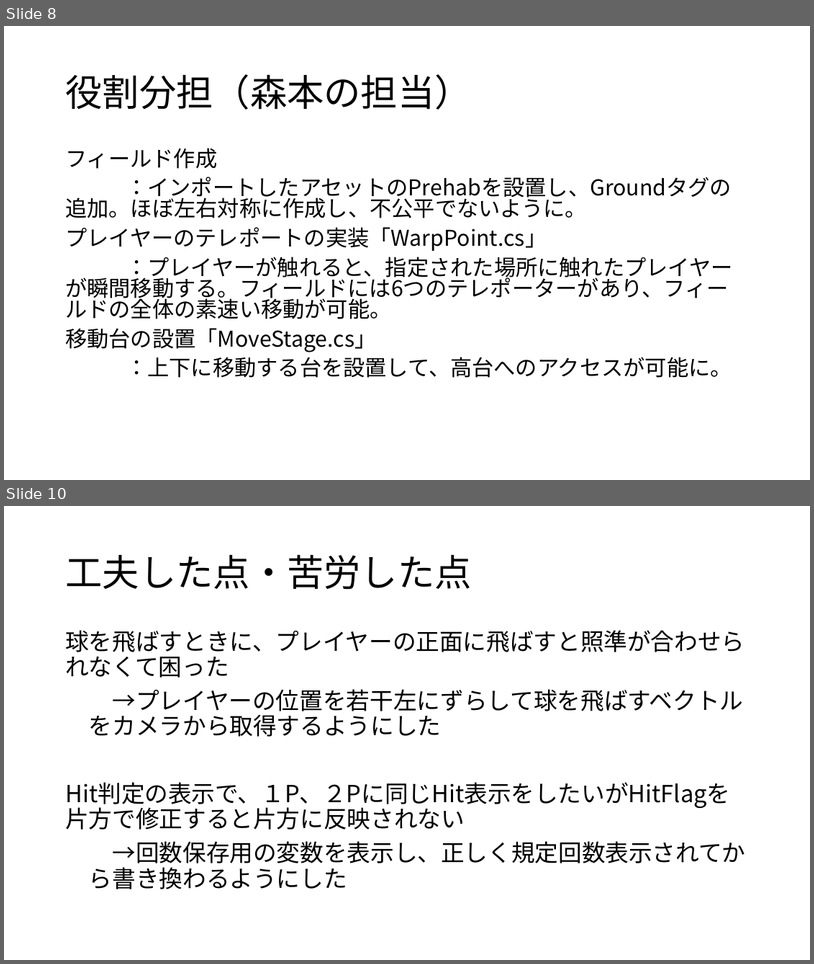
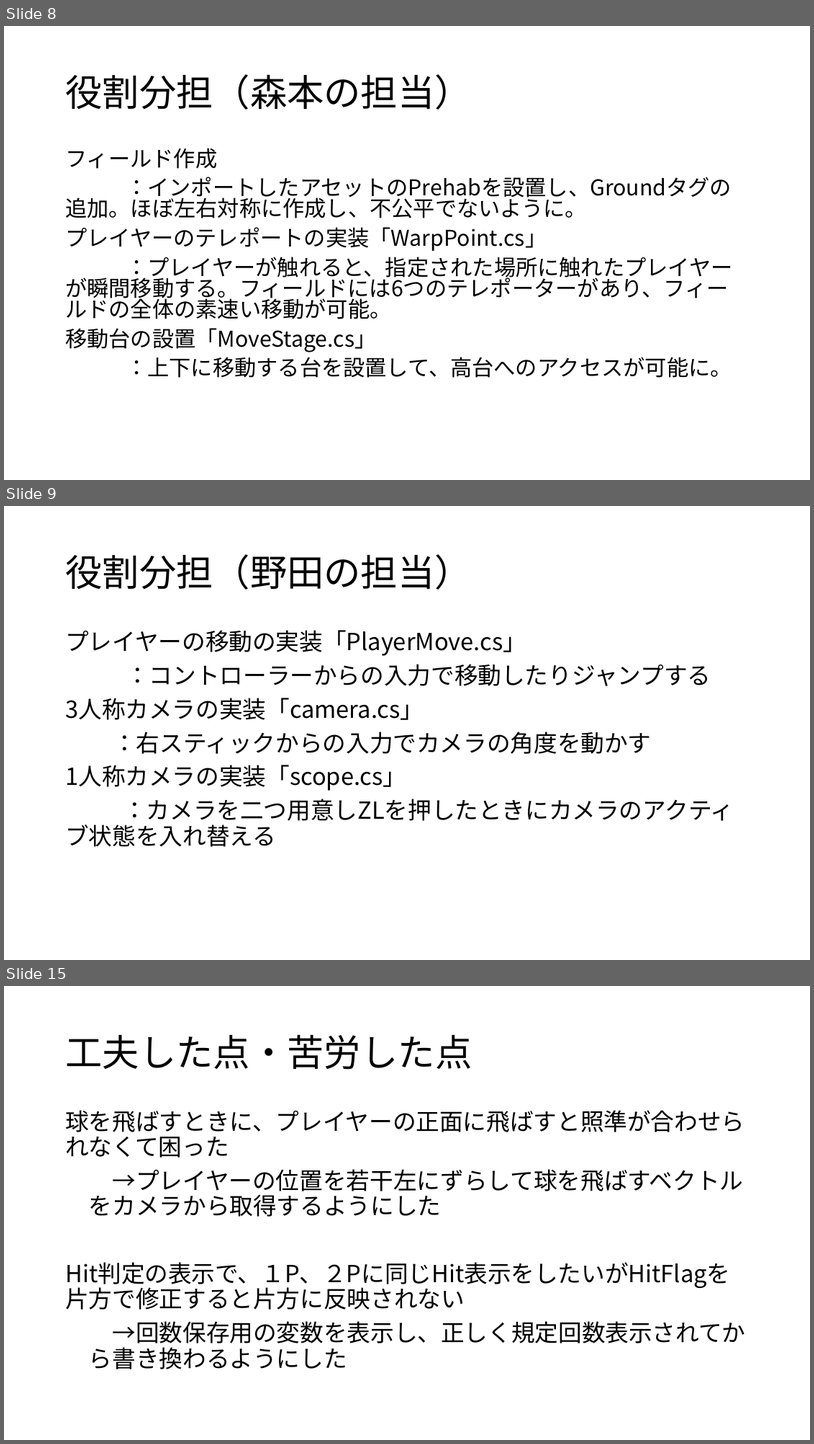
Before and after one commit to CGInteractive2018/CG_Interactive, a slide deck: Unityによるゲーム開発.pptx. Shown one above the other, each under a label of ours: slides 8 and 10 before the commit, slides 8, 9 and 15 after it; the slides between them are not shown. The pictures are 814x964 and 814x1444 pixels, drawn with LibreOffice and Linux fonts; fonts in the diff are those of the drawing. Boxes give left, top, right and bottom in pixels: in the first picture for what was removed or moved away, otherwise in the second. Text is boxed around its words. In the diff, an @@ line names an element or a change of style, - is before the commit and + after.

```diff
--- a/Unityによるゲーム開発.pptx
+++ b/Unityによるゲーム開発.pptx
@@ slide 9 added at <box>4,506,810,960</box>, background #FFFFFF @@
@@ title added at <box>65,554,472,590</box>, 44 pt, text #000000 @@
+役割分担（野田の担当）
@@ text added at <box>65,630,734,825</box>, 28 pt, text #000000 @@
+プレイヤーの移動の実装「PlayerMove.cs」
+：コントローラーからの入力で移動したりジャンプする
+3人称カメラの実装「camera.cs」
+：右スティックからの入力でカメラの角度を動かす
+1人称カメラの実装「scope.cs」
+：カメラを二つ用意しZLを押したときにカメラのアクティブ状態を入れ替える
@@ what was slide 10 is now slide 15 @@
```
Also in this commit, not shown: 3 slides changed, 5 other slides added.
